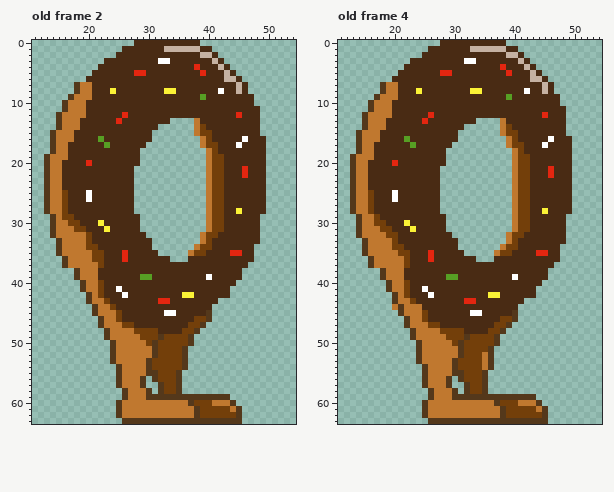
Edited in one commit: pixel-art file (Donut.aseprite). That is the earlier state.
64x64 pixels, 4 frames. Shown: old frame 2: x 11..54, y 0..63; old frame 4: x 11..54, y 0..63. The commit also changed other frames, which this record leaves out.
Once edited:
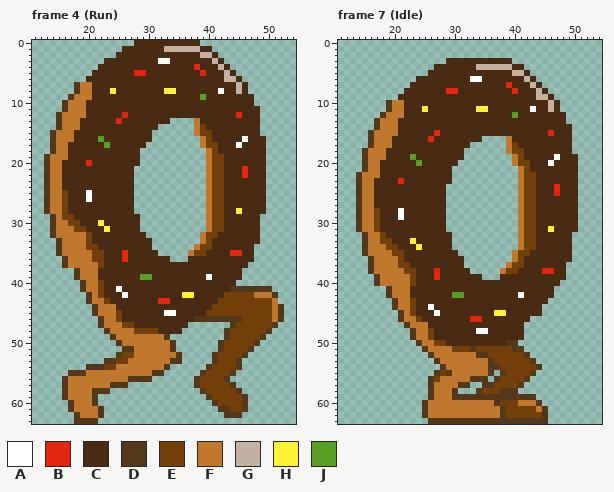
Palette (. is transparent): A #ffffff  B #e32610  C #492b14  D #54381b  E #733f0a  F #c0782f  G #c5b1a2  H #fbf236  J #579f24
A new or re-ordered frame is compared with the old frame closest to it.
The exact change:
frames 4 -> 16
Frame 4 (Run) is new; against old frame 2, layer "Layer 1":
y 41: x 44..50 ....... -> DDDDDDD
y 42: x 43..51 C........ -> EEEEEFFFD
y 43: x 42..51 .......... -> EEEEEEEEEF
y 44: x 24 E -> F; x 41..52 ............ -> EEEEEEEEEEFD
y 45: x 40..52 D............ -> EEEEEEEEEEEFD
y 46: x 38..39 EE -> DD; x 41..52 ............ -> DDDDDEEEEEFD
y 47: x 37..39 EED -> ...; x 44..51 ........ -> DEEEEEED
y 48: x 36..38 EED -> ...; x 43..50 ........ -> DEEEEEED
y 49: x 23..24 DF -> .D; x 29..37 EEEDEEEED -> FFFFD....; x 43..49 ....... -> DEEEEED
y 50: x 24..25 DF -> .D; x 30..37 EDEEEEED -> FFFFD...; x 42..48 ....... -> DEEEEED
y 51: x 24..27 DFFF -> ..DD; x 31..36 DEEEED -> FFFD..; x 42..47 ...... -> DEEEED
y 52: x 24..27 DFFF -> .DEE; x 31..36 DEEEED -> FFFFD.; x 41..46 ...... -> DEEEED
y 53: x 23 . -> D; x 25..26 FF -> EE; x 30..36 DEEEEED -> FFFFDD.; x 41..45 ..... -> DEEED
y 54: x 20..25 .....D -> DDDEEF; x 30..36 DEEEEED -> FFFD...; x 40..45 ...... -> DEEEED
y 55: x 17..25 ........D -> DDDFFFFFF; x 30 D -> F; x 32..35 EEED -> D...; x 39..44 ...... -> DEEEED
y 56: x 16..25 .........D -> DFFFFFFFFF; x 27..28 FF -> DD; x 30..35 .DEEED -> D.....; x 38..43 ...... -> DEEEED
y 57: x 16..24 ......... -> DFFFFFFFD; x 26..29 FFFD -> D...; x 32..35 DEED -> ....; x 38..44 ....... -> DEEEEED
y 58: x 16..23 ........ -> DFFFFDDD; x 26..30 DFFFD -> .....; x 32..35 DEED -> ....; x 39..45 ....... -> DEEEEED
y 59: x 16..21 ...... -> DFFFFD; x 26..39 DFFFDDDDDDDDDD -> ..............; x 41..46 DDD... -> EEEEED
y 60: x 17..21 ..... -> DFFFD; x 25..46 DFFFFFFFFFFFDEEEFFFD.. -> ................DEEEED
y 61: x 17..22 ...... -> DFFFFD; x 25..46 DFFFFFFFFFFFFDEEEEEFD. -> .................DDEED
y 62: x 18..22 ..... -> DFFFD; x 25..44 DFFFFFFFFFFFFDEEEEEE -> ..................DD
y 63: x 18..21 .... -> DDDD; x 26..45 DDDDDDDDDDDDDDDDDDDD -> ....................
Frame 7 (Idle) is new; against old frame 4, layer "Layer 1":
y 0: x 28..38 CCCCCCCCCCC -> ...........
y 1: x 26..40 CCCCCCCGGGGGGCC -> ...............
y 2: x 25..41 CCCCCCCCCCCCCCGGC -> .................
y 3: x 23..28 CCCCCC -> ......; x 32..33 AA -> CC; x 40..42 CGC -> ...
y 4: x 22..26 CCCCC -> .....; x 34..39 CCCCBC -> GGGGGG; x 42..43 GC -> ..
y 5: x 21..25 CCCCC -> .....; x 28..29 BB -> CC; x 39..41 BCC -> CGG; x 43..44 GC -> ..
y 6: x 20..23 CCCC -> ....; x 33..34 CC -> AA; x 42..45 CGGC -> GC..
y 7: x 18..22 DFFCC -> .....; x 39 C -> B; x 43 C -> G; x 45..46 GC -> ..
y 8: x 18..21 DFFC -> ....; x 24 H -> C; x 29..30 CC -> BB; x 33..34 HH -> CC; x 40 C -> B; x 42 A -> C; x 44..46 CGC -> GC.
y 9: x 17..20 DFFF -> ....; x 39 J -> C; x 44..45 CC -> GG; x 47 C -> .
y 10: x 16..21 DFFFCC -> ...DFF; x 46 C -> G
y 11: x 16..21 DFFFCC -> ...DFF; x 25 C -> H; x 34..35 CC -> HH; x 43 C -> A; x 46 C -> G; x 48 C -> .
y 12: x 15..18 DFFF -> ...D; x 20..21 CC -> FF; x 26 B -> C; x 40 C -> J; x 45 B -> C
y 13: x 15..17 DFF -> ..D; x 19..20 CC -> FF; x 25 B -> C; x 34..38 ....F -> CCCCC
y 14: x 15..17 DFF -> ..D; x 19..20 CC -> FF; x 32..39 ......FE -> CCCCCCCC; x 49 . -> C
y 15: x 14..16 DFF -> ..D; x 18..20 CCC -> FFF; x 27 C -> B; x 31..40 .......FEE -> CCCCCCCCCC; x 46 C -> B; x 49 . -> C
y 16: x 14..16 DFF -> ..D; x 18..19 CC -> FF; x 22 J -> C; x 26 C -> B; x 31..34 .... -> CCCC; x 40 E -> C; x 46 A -> C
y 17: x 14..19 DFFCCC -> ..DFFF; x 23 J -> C; x 30..32 ... -> CCC; x 41 E -> C; x 45 A -> C
y 18: x 14..15 DF -> .D; x 17..18 CC -> FF; x 29..31 ... -> CCC; x 39..40 .F -> FE
y 19: x 13..15 DFF -> ..D; x 17..18 CC -> FF; x 23 C -> J; x 29..31 ... -> CCC; x 42 E -> C; x 47 C -> A; x 50 . -> C
y 20: x 13..17 DFFCC -> ..DFF; x 20 B -> C; x 24 C -> J; x 29..30 .. -> CC; x 46 C -> A; x 50 . -> C
y 21: x 13..17 DFFCC -> ..DFF; x 28..29 .. -> CC; x 40..41 FE -> .F; x 46 B -> C; x 50 . -> C
y 22: x 13..14 DF -> .D; x 16..17 CC -> FF; x 28..29 .. -> CC; x 40..41 FE -> .F; x 43 C -> E; x 46 B -> C; x 50 . -> C
y 23: x 13..14 DF -> .D; x 16 C -> F; x 21 C -> B; x 28..29 .. -> CC; x 40..41 FE -> .F; x 43 C -> E; x 50 . -> C
y 24: x 13..14 DF -> .D; x 16 C -> F; x 28 . -> C; x 40..41 FE -> .F; x 43 C -> E; x 47 C -> B; x 50 . -> C
y 25: x 13..14 DF -> .D; x 16 E -> F; x 20 A -> C; x 28 . -> C; x 40..41 FE -> .F; x 43 C -> E; x 47 C -> B; x 50 . -> C
y 26: x 13..14 DF -> .D; x 16 E -> F; x 20 A -> C; x 28 . -> C; x 40..41 FE -> .F; x 43 C -> E; x 50 . -> C
y 27: x 13..14 DF -> .D; x 16 E -> F; x 28 . -> C; x 40..41 FE -> .F; x 43 C -> E; x 50 . -> C
y 28: x 13..14 DF -> .D; x 16..17 EC -> FE; x 21 C -> A; x 28 . -> C; x 40..41 FE -> .F; x 43 C -> E; x 45 H -> C; x 50 . -> C
y 29: x 21 C -> A; x 40..41 FE -> .F; x 43 C -> E; x 49..50 .. -> CC
y 30: x 18 E -> C; x 22 H -> C; x 40..41 FE -> .F; x 43 C -> E; x 49..50 .. -> CC
y 31: x 17..19 FEE -> ECC; x 23 H -> C; x 40..41 FE -> .F; x 43 C -> E; x 46 C -> H; x 49..50 .. -> CC
y 32: x 14..15 DF -> .D; x 18..20 FEE -> ECC; x 39..43 FEECC -> ..FEE; x 49 . -> C
y 33: x 18..20 FFE -> EEC; x 23 C -> H; x 30 C -> .; x 39..43 FECCC -> ..FEE; x 49 . -> C
y 34: x 19 F -> E; x 21 E -> C; x 24 C -> H; x 30 C -> .; x 38..43 FEECCC -> ...FEE; x 48..49 .. -> CC
y 35: x 20 F -> E; x 22 E -> C; x 26 B -> C; x 31 C -> .; x 37..42 FEECCC -> ...FEE; x 44..45 BB -> CC; x 48..49 .. -> CC
y 36: x 21..22 FE -> EC; x 26 B -> C; x 32..33 CC -> ..; x 37..41 CCCCC -> ...FE; x 48..49 .. -> CC
y 37: x 21 F -> E; x 32..41 CCCCCCCCCC -> .......FEE; x 47..48 .. -> CC
y 38: x 16..18 ..D -> DFF; x 22..23 CC -> EE; x 27 C -> B; x 33..40 CCCCCCCC -> .....FEE; x 45..48 C... -> BBCC
y 39: x 17..18 .D -> DF; x 22..23 CC -> FE; x 27 C -> B; x 29..30 JJ -> CC; x 35..37 CCC -> ...; x 40 A -> C; x 46..48 ... -> CCC
y 40: x 17..19 ..D -> DFF; x 22..23 EC -> FE; x 45..47 ... -> CCC
y 41: x 22 E -> F; x 25 A -> C; x 44..46 ... -> CCC
y 42: x 19..20 .D -> DF; x 22 E -> F; x 26 A -> C; x 30..31 CC -> JJ; x 36..37 HH -> CC; x 41 C -> A; x 44..46 ... -> CCC
y 43: x 32..33 BB -> CC; x 42..45 .... -> CCCC
y 44: x 20..21 FD -> DF; x 23..24 FF -> EC; x 26 C -> A; x 41..44 .... -> CCCC
y 45: x 23..25 FFE -> ECC; x 27 C -> A; x 33..34 AA -> CC; x 37..38 CC -> HH; x 40..44 D.... -> CCCCC
y 46: x 21..22 .D -> DF; x 24..25 FE -> EC; x 33..34 CC -> BB; x 38..42 EED.. -> CCCCC
y 47: x 26..27 EE -> CC; x 37..41 EED.. -> CCCCC
y 48: x 26..31 FFEEEE -> ECCCCC; x 34..41 CCEED... -> AACCCCCC
y 49: x 26..41 FFFEEEDEEEED.... -> ECCCCCCCCCCCCCCC
y 50: x 27..40 FFFEDEEEEED... -> EECCCCCCCCCCDD
y 51: x 24..25 DF -> .D; x 30..31 FD -> EE; x 33 E -> D; x 36..41 D..... -> EEEEDD
y 52: x 24..26 DFF -> ..D; x 31..42 DEEEFD...... -> FFFDDEEEEEED
y 53: x 24..27 DFFF -> ...D; x 30..34 DEEEE -> FFFFF; x 37..43 ....... -> EEEEEED
y 54: x 25..28 DFFF -> ...D; x 30..34 DEEEE -> FFFFF; x 37..44 ........ -> DEEEEEED
y 55: x 25..36 DFFFFDDEEED. -> ..DEDFFFFFFD; x 38..43 ...... -> DEEEED
y 56: x 25..27 DFF -> .DE; x 29..34 D.DEEE -> FFFFDD; x 37..42 ...... -> DEEEED
y 57: x 25..26 DF -> .D; x 29..31 D.. -> FFD; x 33..34 EE -> ..; x 36..41 ...... -> DEEEED
y 58: x 32..40 DEED..... -> ..DEEEDDD
